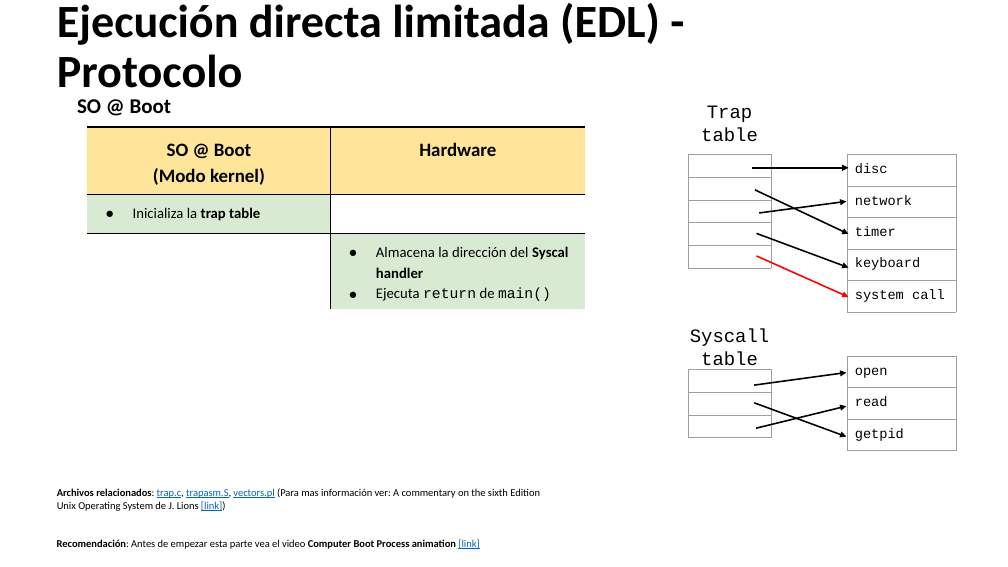
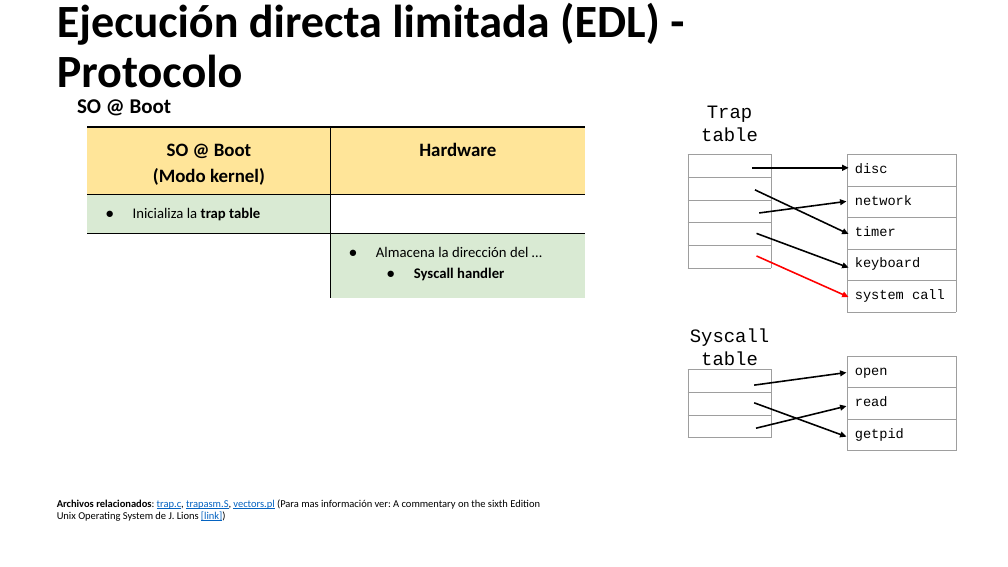
Before and after one commit to udea-so/apuntes_2026-2_SO-virtual, a slide deck: slide 29 of clase_04/SO_apuntes_clase4.pptx (slide 23 before the commit). Drawn at 1008x567 pixels with LibreOffice and Linux fonts; fonts in the diff are those of the drawing. Boxes give left, top, right and bottom in pixels: in the first picture for what was removed or moved away, otherwise in the second. Text is boxed around its words. In the diff, an @@ line names an element or a change of style, - is before the commit and + after.

```diff
--- a/clase_04/SO_apuntes_clase4.pptx
+++ b/clase_04/SO_apuntes_clase4.pptx
@@ table at bbox=[87, 127, 585, 296] @@
-row 3, column 2: Almacena la dirección del Syscal handler / Ejecuta return de main()
+row 3, column 2: Almacena la dirección del … / Syscall handler
@@ text "Archivos relacionados: trap.c, trapasm.S, vectors.pl ...": place and size @@
-text "Archivos relacionados: trap.c, trapasm.S, vectors.pl ..." at bbox=[57, 488, 540, 511]
+text "Archivos relacionados: trap.c, trapasm.S, vectors.pl ..." at bbox=[57, 499, 540, 521]
@@ text removed at bbox=[57, 539, 479, 549] @@
-Recomendación: Antes de empezar esta parte vea el video Computer Boot Process animation [link]
```
Also in this commit, not shown: 31 other slides changed, 10 slides added, 1 slide removed, 5 other files.
